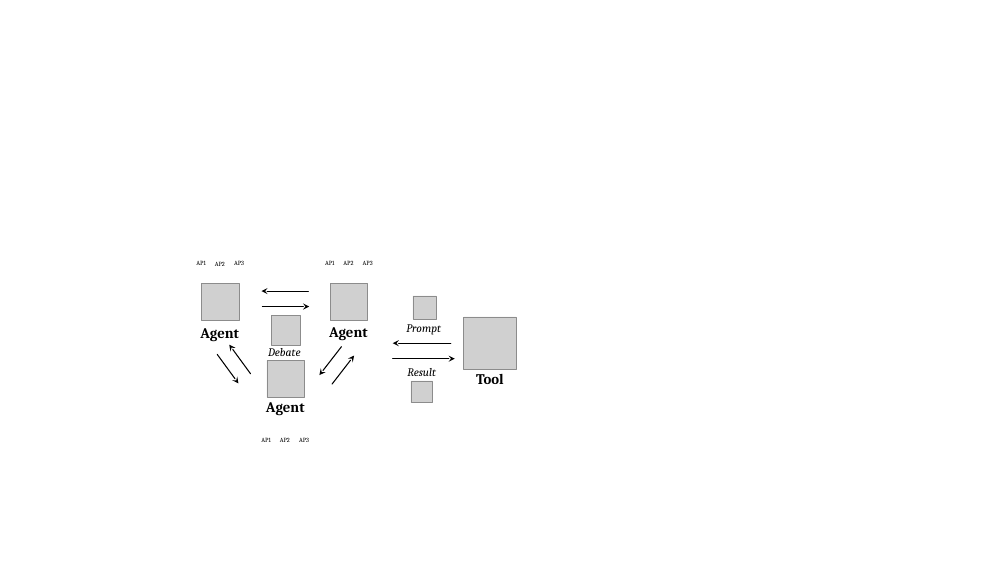
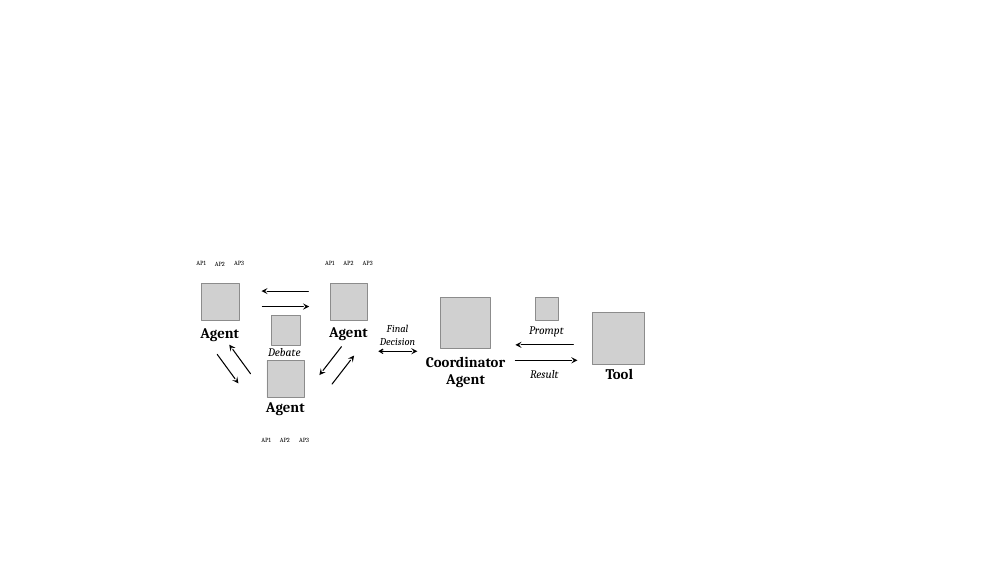
Before and after one commit to IvanComp/AP4Fed, a slide deck: slide 9 of ICSA26.pptx. Drawn at 1008x567 pixels with LibreOffice and Linux fonts; fonts in the diff are those of the drawing; grey boxes stand for pictures; background and template pictures are left out. Boxes give left, top, right and bottom in pixels: in the first picture for what was removed or moved away, otherwise in the second. Text is boxed around its words. In the diff, an @@ line names an element or a change of style, - is before the commit and + after.

```diff
--- a/ICSA26.pptx
+++ b/ICSA26.pptx
@@ picture added at bbox=[441, 298, 492, 349] @@
@@ text added at bbox=[380, 324, 415, 345], 10 pt, text #000000, italic @@
+Final
+Decision
@@ picture: place and size @@
-picture at bbox=[464, 317, 516, 369]
+picture at bbox=[592, 312, 644, 364]
@@ arrow moved from (451, 343) - (392, 343) to (378, 352) - (417, 352) @@
@@ arrow (378, 352) - (417, 352): arrow to double arrow @@
@@ text added at bbox=[426, 357, 505, 388], 14 pt, text #000000, bold @@
+Coordinator
+Agent
@@ arrow added from (574, 345) to (516, 345), #000000 1 pt @@
@@ picture removed at bbox=[411, 381, 433, 403] @@
@@ 2 texts, 1 picture: place and size @@
-2 texts, 1 picture at bbox=[406, 296, 441, 376]
+2 texts, 1 picture at bbox=[529, 298, 564, 378]
@@ arrow moved from (392, 358) - (455, 358) to (516, 361) - (578, 361) @@
@@ text "Tool": place and size @@
-text "Tool" at bbox=[476, 374, 504, 384]
+text "Tool" at bbox=[606, 369, 634, 379]
```
Also in this commit, not shown: 1 other slide changed, 1 slide added, 1 slide removed, 14 other files.
